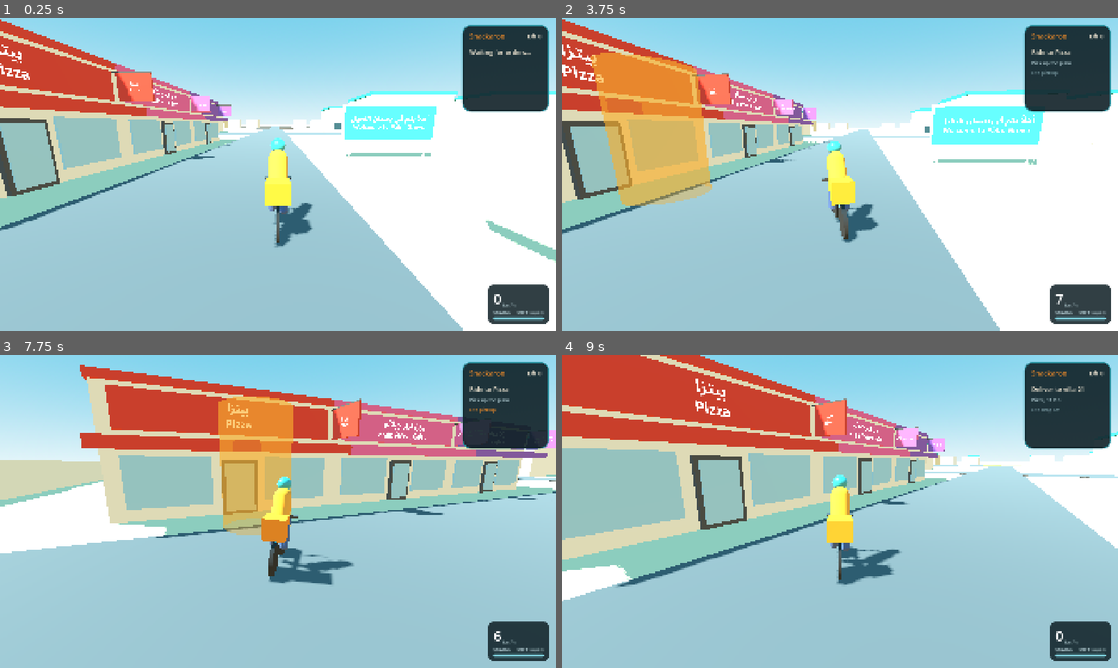
Above: before the commit, frames 1-4 (two rows, left to right).
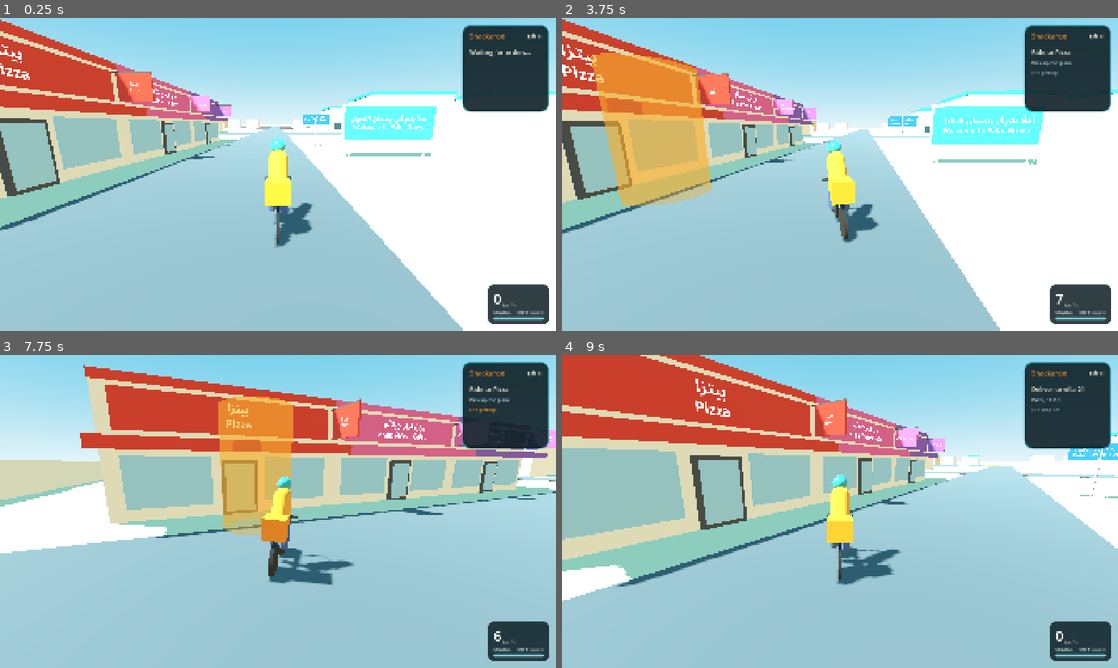
Above: after the commit, the same moments.

Repository: LouisRH47/five-stars-habibi
Game: Godot game, scene res://scenes/palm_grove.tscn
Two runs of this game, one before a commit and one after it. Both use one fixed random seed, a clock stepped at 60 frames per second and the inputs below.
Inputs:
- Up to frame 1 (0.25 s): no input
- Up to frame 2 (3.75 s): tap Enter at 0.5 s; hold D (steer_right) 0.53-1.28 s; hold E (interact) 0.53-1.28 s; tap R (reset_bike) at 1.25, 2, 2.75 s; hold Space (handbrake) 1.28-2.03 s; tap Shift (sprint) at 1.35, 2.85 s; hold D (steer_right) 2.03-2.78 s; hold E (interact) 2.03-2.78 s; hold W (move_forward) 2.78-3.53 s; hold A (steer_left) from 3.53 s (still down); hold E (interact) from 3.53 s (still down)
- Up to frame 3 (7.75 s): release E (interact) at 4.28 s; tap Shift (sprint) at 4.35, 5.85, 7.35 s; release A (steer_left) at 5.03 s; hold Space (handbrake) 5.03-5.78 s; hold E (interact) 5.03-5.78 s; hold D (steer_right) 5.78-6.53 s; hold W (move_forward) 6.53-7.28 s; hold E (interact) 6.53-7.28 s; hold D (steer_right) from 7.28 s (still down)
- Up to frame 4 (9 s): release D (steer_right) at 8.03 s; hold Space (handbrake) 8.03-8.78 s; hold E (interact) 8.03-8.78 s; hold A (steer_left) from 8.78 s (still down); tap Shift (sprint) at 8.85 s

The runs differ from the first frame. In frame 1, 0.6% of the frame differs, in the area x 20-100%, y 14-79%; in frame 2, 0.2%; in frame 3, less than 0.1%; in frame 4, 0.4%.

Commit message:
WIP Session 5: review fixes in progress
Co-Authored-By: Claude Opus 5.5 <noreply@anthropic.com>
Claude-Session: https://claude.ai/code/session_01BcgRS9tqQmN5KjJ3CF3An5

Diff:
--- a/scripts/restaurant.gd
+++ b/scripts/restaurant.gd
@@ -38,7 +38,8 @@
 	add_child(shape)
 
 	_add_box(size, STONE_COLOUR, Vector3(0, size.y * 0.5, 0))
-	var edge := Vector3(size.x + 0.2, ROOF_EDGE_HEIGHT, size.z + 0.2)
+	# Only deeper than the shop, not wider: the shops in the strip touch side by side.
+	var edge := Vector3(size.x, ROOF_EDGE_HEIGHT, size.z + 0.2)
 	_add_box(edge, colour, Vector3(0, size.y + ROOF_EDGE_HEIGHT * 0.5, 0))
 
 	# Glass door in the middle (the delivery spot is straight out from here),
--- a/scripts/sign_builder.gd
+++ b/scripts/sign_builder.gd
@@ -2,7 +2,8 @@
 ## Builds the street-name signs and the welcome sign when the game starts, from the
 ## data list in data/palm_grove.gd. Every sign is Arabic on top, English below.
 ## Each road gets a sign near each end (StreetSign_<road>_<end>, e.g. StreetSign_0_1),
-## standing beside the road and turned along it, readable from both sides.
+## standing beside the road and turned along it, readable from both sides. At the gate
+## end of the avenue (no crossing road) the sign faces down the road instead.
 ## If the first spot is on a road, a building, a door or too near the wall, the sign
 ## moves to the other side of the road, then a bit further from the end.
 
@@ -24,6 +25,7 @@
 const SIGN_INWARD := 3.0     # metres in from the road end, past the crossing road's edge
 const SIGN_SIDE := 1.5       # metres out from the road edge
 const SIGN_STEP := 2.0       # how far to move the sign along the road if a spot is no good
+const DEAD_END_INWARD := 22.0  # extra metres in at a road end by the wall (the gate)
 const KEEP_CLEAR := 1.5      # metres kept free around buildings and the welcome sign
 const ROAD_CLEAR := 1.0      # metres kept free from road edges and the roundabout
 const DOOR_CLEAR := 3.5      # metres kept free around door spots (where you press E)
@@ -89,15 +91,29 @@
 
 ## A street sign near the end "end" of the road (the other end is "other").
 func _build_street_sign(sign_name: String, road: Dictionary, end: Vector2, other: Vector2) -> void:
-	var half_width: float = _map["ROAD_WIDTH"] * 0.5
+	var road_width: float = _map["ROAD_WIDTH"]
+	var half_size: float = _map["HALF_SIZE"]
+	var half_width := road_width * 0.5
 	var along := (end - other).normalized()   # riding towards this end
 	var right := Vector2(-along.y, along.x)   # the right-hand side of the road
+	var english: String = road["name"]
+	var arabic: String = road["arabic"]
+	var font_size := SignText.fit_size(arabic, english, PLATE_FONT_SIZE, 4.0)
+	var wide := maxf(SignText.text_width(english, font_size),
+			SignText.text_width(arabic, roundi(font_size * SignText.ARABIC_SCALE)))
+	var plate_width := maxf(PLATE_MIN_WIDTH, wide + 0.4)
+	# An end at the wall (the gate end of the avenue) has no crossing road to read the
+	# sign from. There the plate faces along the road, stands further in (past the
+	# welcome sign, so it never hides it) and far enough out that it doesn't hang over the road.
+	var dead_end := absf(end.x) >= half_size - road_width or absf(end.y) >= half_size - road_width
+	var inward: float = SIGN_INWARD + (DEAD_END_INWARD if dead_end else 0.0)
+	var side_gap: float = maxf(SIGN_SIDE, plate_width * 0.5 + 0.5) if dead_end else SIGN_SIDE
 	var spot := Vector2.INF
 	var first := Vector2.INF
 	for step in 6:
-		var back := end - along * (half_width + SIGN_INWARD + SIGN_STEP * step)
+		var back := end - along * (half_width + inward + SIGN_STEP * step)
 		for side in [1.0, -1.0]:
-			var candidate: Vector2 = back + right * (half_width + SIGN_SIDE) * side
+			var candidate: Vector2 = back + right * (half_width + side_gap) * side
 			if first == Vector2.INF:
 				first = candidate
 			if _is_clear(candidate):
@@ -110,18 +126,13 @@
 		spot = first
 	_placed.append(spot)
 
-	var english: String = road["name"]
-	var arabic: String = road["arabic"]
-	var font_size := SignText.fit_size(arabic, english, PLATE_FONT_SIZE, 4.0)
-	var wide := maxf(SignText.text_width(english, font_size),
-			SignText.text_width(arabic, roundi(font_size * SignText.ARABIC_SCALE)))
-	var plate_width := maxf(PLATE_MIN_WIDTH, wide + 0.4)
-
 	var holder := StaticBody3D.new()
 	holder.name = sign_name
 	holder.position = Vector3(spot.x, 0.0, spot.y)
 	# Turned so the plate runs along the road: its faces look across the road.
-	holder.rotation.y = atan2(right.x, right.y)
+	# At a dead end it turns square to the road, so riders on it see it face-on.
+	var facing: Vector2 = along if dead_end else right
+	holder.rotation.y = atan2(facing.x, facing.y)
 	add_child(holder)
 	_add_pole(holder, Vector3.ZERO, POLE_HEIGHT)
 	var plate_y := POLE_HEIGHT - PLATE_HEIGHT * 0.5
